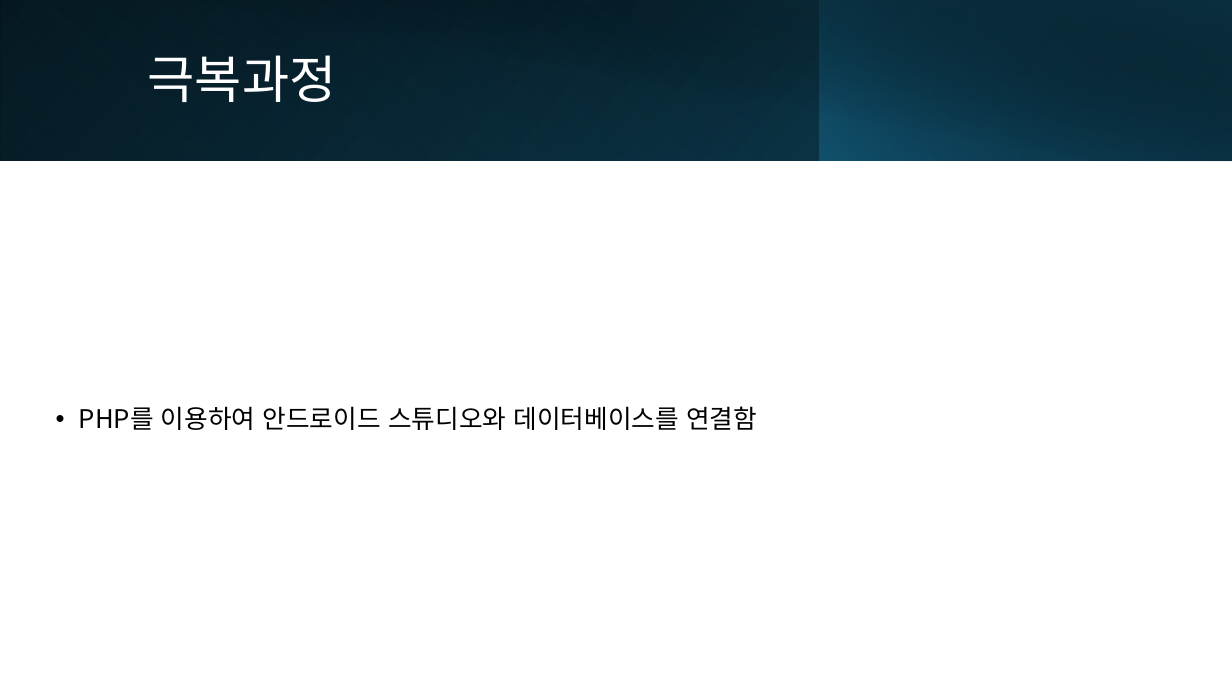
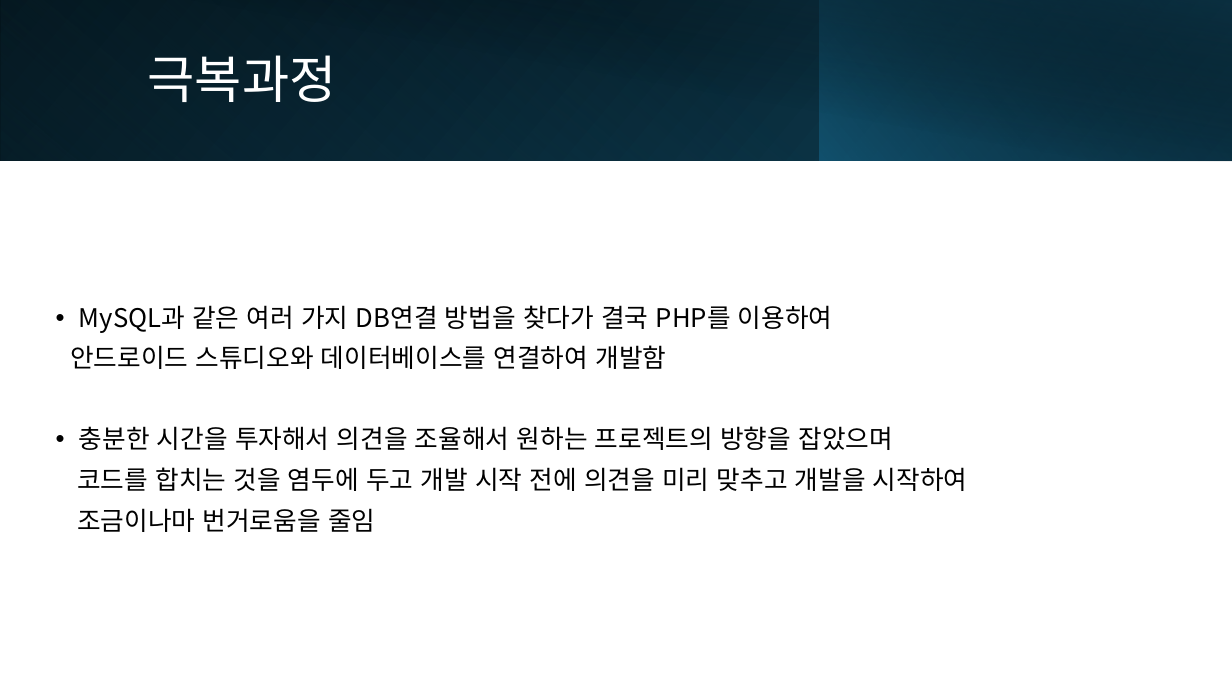
Before and after one commit to kjunh972/TBFG, a slide deck: slide 10 of doc/TBFG 모바일 프로젝트.pptx (slide 4 before the commit). Drawn at 1232x693 pixels with LibreOffice and Linux fonts; fonts in the diff are those of the drawing. Boxes give left, top, right and bottom in pixels: in the first picture for what was removed or moved away, otherwise in the second. Text is boxed around its words. In the diff, an @@ line names an element or a change of style, - is before the commit and + after.

```diff
--- a/doc/TBFG 모바일 프로젝트.pptx
+++ b/doc/TBFG 모바일 프로젝트.pptx
@@ text at box(70, 305, 968, 532): text changed @@
-• PHP를 이용하여 안드로이드 스튜디오와 데이터베이스를 연결함
+• MySQL과 같은 여러 가지 DB연결 방법을 찾다가 결국 PHP를 이용하여
+안드로이드 스튜디오와 데이터베이스를 연결하여 개발함
+• 충분한 시간을 투자해서 의견을 조율해서 원하는 프로젝트의 방향을 잡았으며
+코드를 합치는 것을 염두에 두고 개발 시작 전에 의견을 미리 맞추고 개발을 시작하여
+조금이나마 번거로움을 줄임
```
Also in this commit, not shown: 7 other slides changed, 2 slides added.
